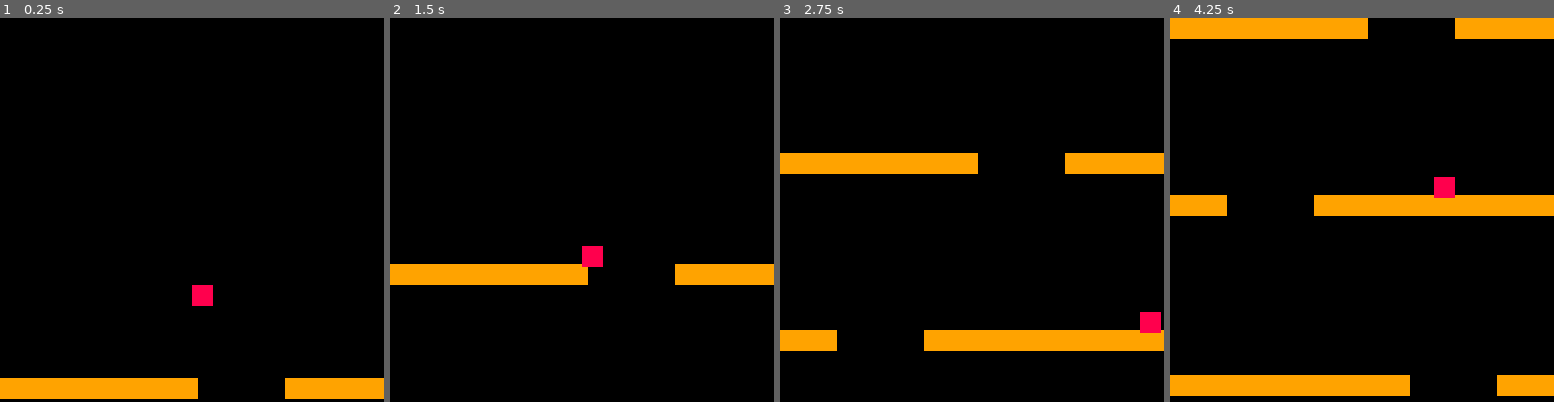
Above: before the commit, frames 1-4 (left to right).
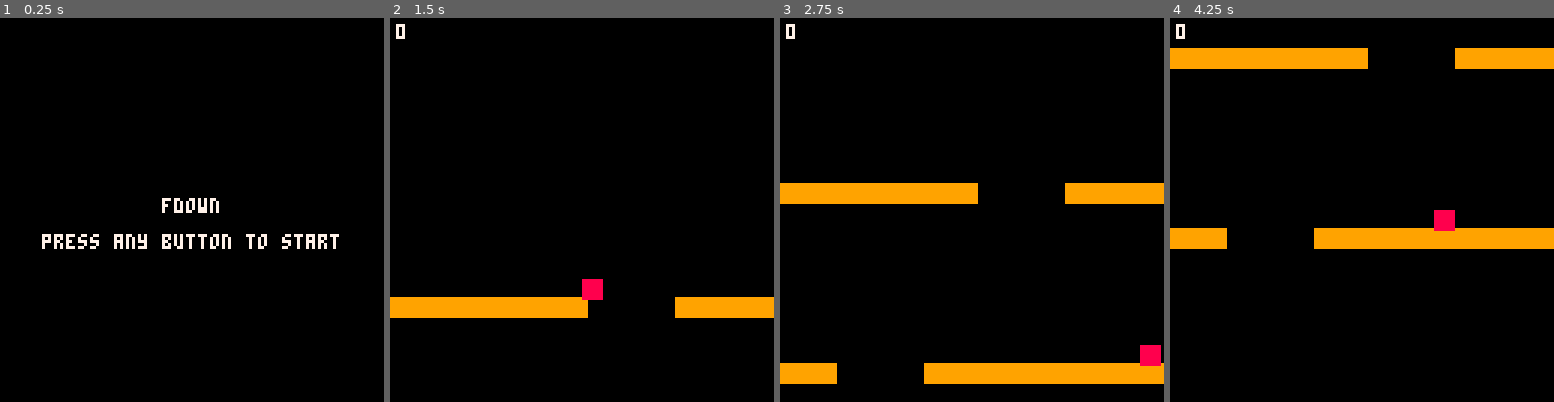
Above: after the commit, the same moments.

Repository: nicolashahn/fdown
Game: PICO-8 cartridge fdown.p8
Same seed, same stepped clock (60 frames per second), same inputs: the game is played once before the commit and once after it.
Inputs:
- Up to frame 1 (0.25 s): no input
- Up to frame 2 (1.5 s): tap X (X key) at 0.33, 1.07 s; tap O (Z key) at 0.7 s
- Up to frame 3 (2.75 s): hold Right 1.6-2.1 s; tap O (Z key) at 1.7, 2.1, 2.5 s; tap X (X key) at 1.85 s; hold Up 2.15-2.42 s; hold Right from 2.47 s (still down)
- Up to frame 4 (4.25 s): tap O (Z key) every 0.4 s from 2.9 to 4.1 s; tap X (X key) at 2.97, 4.08 s; release Right at 3.03 s; hold Left 3.08-3.58 s; hold Down 3.63-3.97 s; hold Right from 4.02 s (still down)

The runs differ from the first frame. In frame 1, 6.1% of the frame differs, in the area x 0-100%, y 46-100%; in frame 2, 9.1%; in frame 3, 17%; in frame 4, 22%, in the area x 0-100%, y 0-99%.

Commit message:
title and score

Diff:
--- a/fdown.p8
+++ b/fdown.p8
@@ -17,7 +17,8 @@
 
 function _init()
 
-  mode="play"
+  mode="title"
+  score=0
 
   --top left corner of player sprite
   p_x=screen_w/2
@@ -89,11 +90,16 @@
     plat_frame_ctr=0
     add_floor()
   end
+  floor_del=false
   for p in all(platforms) do
     if p.y+p.h<0 then
       del(platforms,p)
+      floor_del=true
     end
     p.y-=plat_spd
+  end
+  if floor_del then
+    score += 1
   end
 end
 
@@ -104,6 +110,13 @@
 end
 
 function _update60()
+  if mode=="title" then
+    for x=0,6 do
+      if btn(x) then
+          mode="play"
+      end
+    end
+  end
   if mode=="play" then
     update_platforms()
     update_player()
@@ -123,13 +136,27 @@
   end
 end
 
+function draw_score()
+  print(score,2,2,7)
+end
+
+function draw_title()
+  cls()
+  print("fdown", 54,60,7)
+  print("press any button to start", 14,72,7)
+end
+
 function _draw()
+  if (mode=="title") then
+    draw_title()
+  end
   if mode=="play" then
     cls()
     draw_platforms()
     draw_player()
+    draw_score()
   end
-  if mode=="gameover" then
+  if (mode=="gameover") then
     print("game over",48,61,7)
   end
 end
